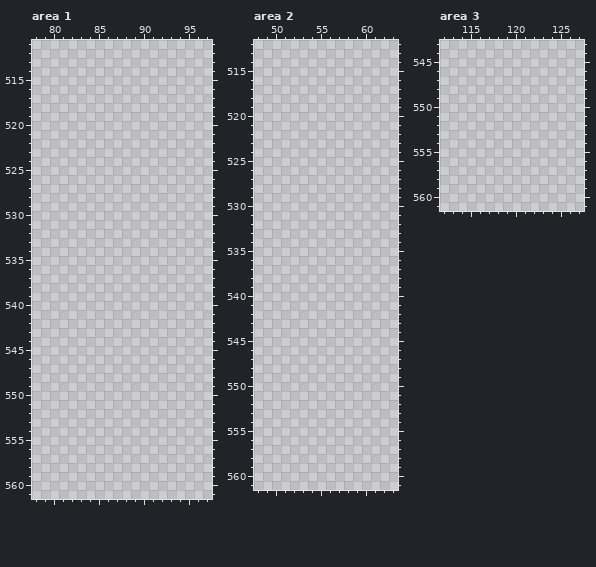
Edited in one commit: pixel-art file (Art/SpaceScribbles.aseprite). Above, as it was before the edit.
1024x600 pixels, 1 frame. Shown: area 1: x 78..97, y 511..561; area 2: x 48..63, y 512..561; area 3: x 112..127, y 543..561. The commit also changed other parts of the picture, which this record leaves out.
New version:
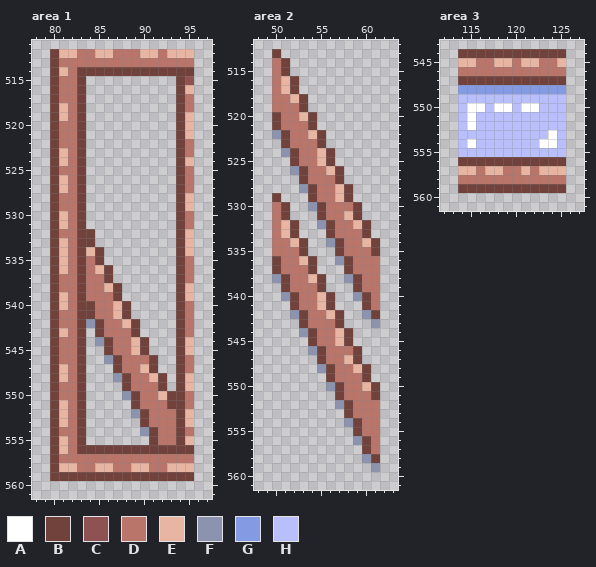
Palette (. is transparent): A #ffffff  B #71413b  C #8e5252  D #ba756a  E #e9b5a3  F #8b93af  G #849be4  H #b9bffb
Edits made:
Changed rows in their new state; - is an unchanged pixel.
Area 1:
first column x 80:
512 BEEDDEEDDDEEDEEE
513 BDDDDDDDDDDDDDDD
514 BEDBBBBBBBBBBBBB
515 BDDB----------BC
516 BDDB----------BE
517 BDDB----------BD
518 BEDB----------BD
519 BEDB----------BE
520 BDDB----------BE
521 BDDB----------BE
522 BDDB----------BD
523 BEDB----------BD
524 BEDB----------BE
525 BDDB----------BD
526 BEDB----------BD
527 BEDB----------BD
528 BDDB----------BE
529 BDDB----------BE
530 BEDB----------BD
531 BEDB----------BD
532 BDDBB---------BE
533 BEDBB---------BE
534 BEDBEB--------BE
535 BEDBDB--------BD
536 BEDBDEB-------BD
537 BDDBDDB-------BD
538 BDDBDDEB------BE
539 BEDBDDDB------BE
540 BEDBBDDEB-----BD
541 BDDBBDDEB-----BD
542 BDDBFBDDEB----BD
543 BEDB-BDDDB----BD
544 BDDB-FBDDEB---BE
545 BDDB--BDDEB---BE
546 BDDB--FBDDDB--BD
547 BEDB---BDDEB--BD
548 BEDB---FBDDEB-BE
549 BDDB----BDDDB-BE
550 BDDB----FBDDEBBD
551 BEDB-----BDDDBBD
552 BEDB-----FBDDDBE
553 BEDB------BDDDBE
554 BDDB------FBDDBD
555 BEDB-------BDDBE
556 BEDBBBBBBBBBBBBB
557 BDDDDDDDDDDDDDDD
558 BEEDDEEDDEEDDEEE
559 BBBBBBBBBBBBBBBB
Area 2:
first column x 50:
513 B-----------
514 DB----------
515 DB----------
516 DEB---------
517 DEB---------
518 DDEB--------
519 DDDB--------
520 BDDEB-------
521 BDDDB-------
522 FBDDEB------
523 -BDDDB------
524 -FBDDEB-----
525 --BDDEB-----
526 --FBDDEB----
527 ---BDDDB----
528 ---FBDDEB---
529 B---BDDEB---
530 DB--FBDDDB--
531 DB---BDDEB--
532 DEB--FBDDEB-
533 DEB---BDDDB-
534 DDEB--FBDDEB
535 DDDB---BDDDB
536 BDDEB--FBDDD
537 BDDDB---BDDD
538 FBDDEB--FBDD
539 -BDDDB---BDD
540 -FBDDEB--FBD
541 --BDDEB---BD
542 --FBDDEB--FB
543 ---BDDDB---F
544 ---FBDDEB---
545 ----BDDEB---
546 ----FBDDDB--
547 -----BDDEB--
548 -----FBDDEB-
549 ------BDDDB-
550 ------FBDDEB
551 -------BDDDB
552 -------FBDDD
553 --------BDDD
554 --------FBDD
555 ---------BDD
556 ---------FBD
557 ----------BD
558 ----------FB
559 -----------F
Area 3:
first column x 114:
544 BBBBBBBBBBBB
545 EEDDEEDEEDDE
546 DDDDDDDDDDDD
547 BBBBBBBBBBBB
548 GGGGGGGGGGGG
549 HHHHHHHHHHHH
550 HAAHAAHAAHHH
551 HAHHHHHHHHHH
552 HAHHHHHHHHHH
553 HHHHHHHHHHAH
554 HAHHHHHHHAAH
555 HHHHHHHHHHHH
556 BBBBBBBBBBBB
557 EEDEEDDEDEEE
558 DDDDDDDDDDDD
559 BBBBBBBBBBBB
